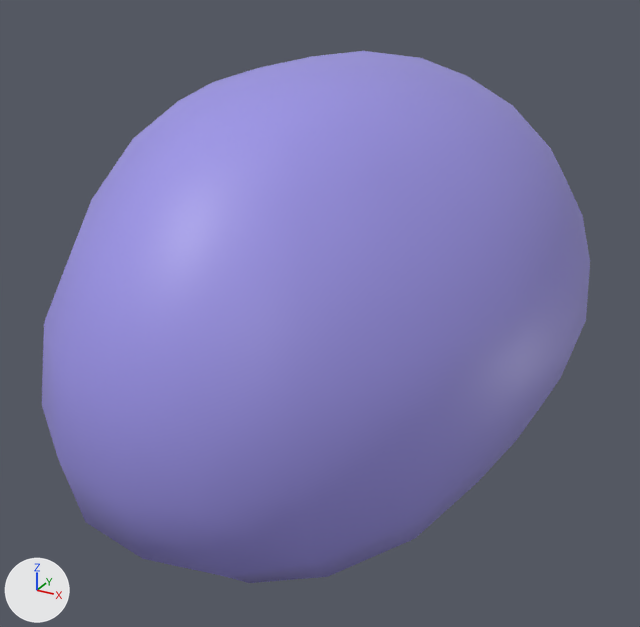
The Blender file Assets/Art/Meshes/Blender files/Bonom.blend as it was, and as the next commit left it.
Rendered twice from a 50 mm lens placed at (0.79, -1.23, 4.58), pointed at (-0.2, 0.56, 3.69). Lighting does not change. The marker at lower left points along +X, +Y and +Z.

Objects in the first picture: 'Chara'.
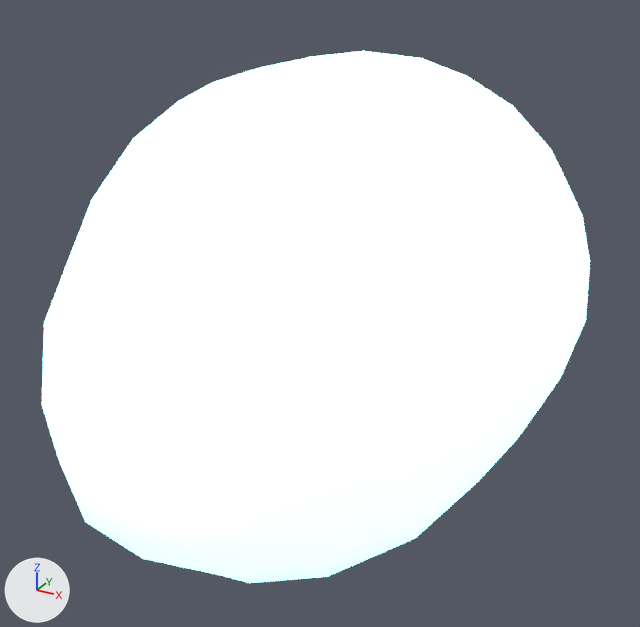
The edits, one by one:
Material 'Outline' (mat_outline) is new.
Its base color is (1.0, 1.0, 1.0) (white #ffffff).
Its emission color is (0.16, 0.706, 0.841) (cyan #6fdbec).
Its emission strength is 3.9.
me_cube_011 has 914 vertices, 916 faces and spans x -1.69..1.69, y -0.78..1.9, z 0.0..4.36.
me_cube_011 is used by ob_chara; location (0.0, 0.0, 0.0).
me_cube_011 part 1: 256 of the faces centred in x -0.45..0.45, y -0.4..1.74, z 3.35..4.35 switch from mat_body (blue #9d96e7) to mat_outline (white #ffffff).

What differs and where, as boxes [x1, y1, x2, y2] in the pictures (640 x 627 px):
part 1 of me_cube_011, recoloured (blue to white): [42, 51, 590, 583] in both
